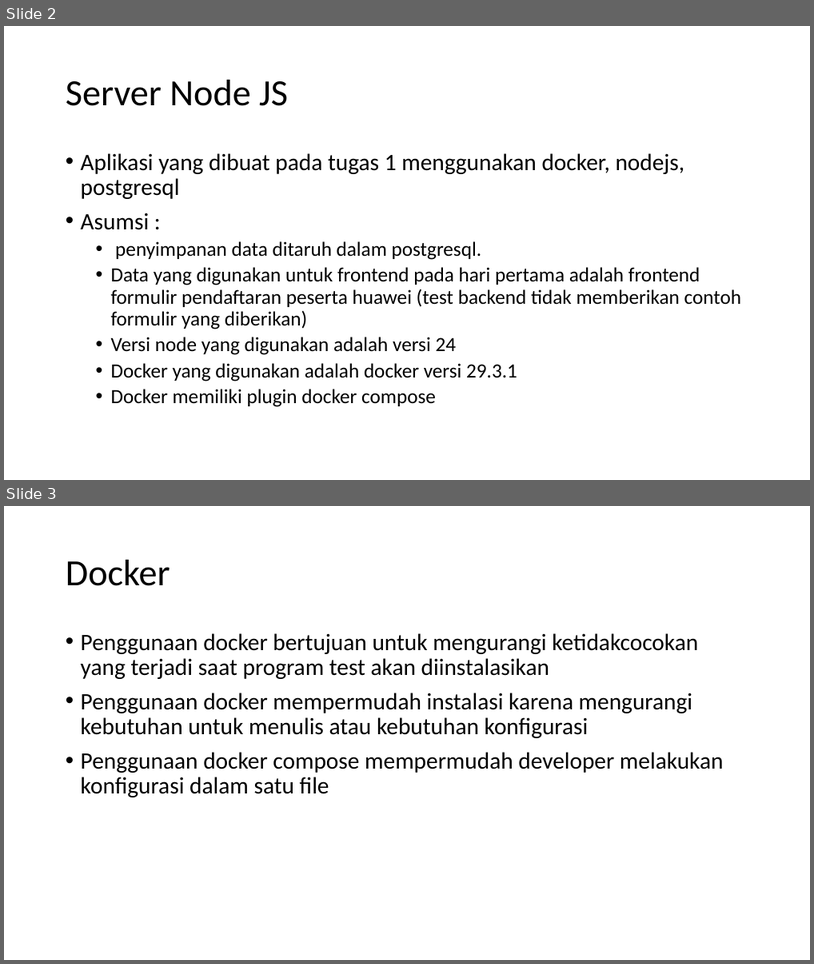
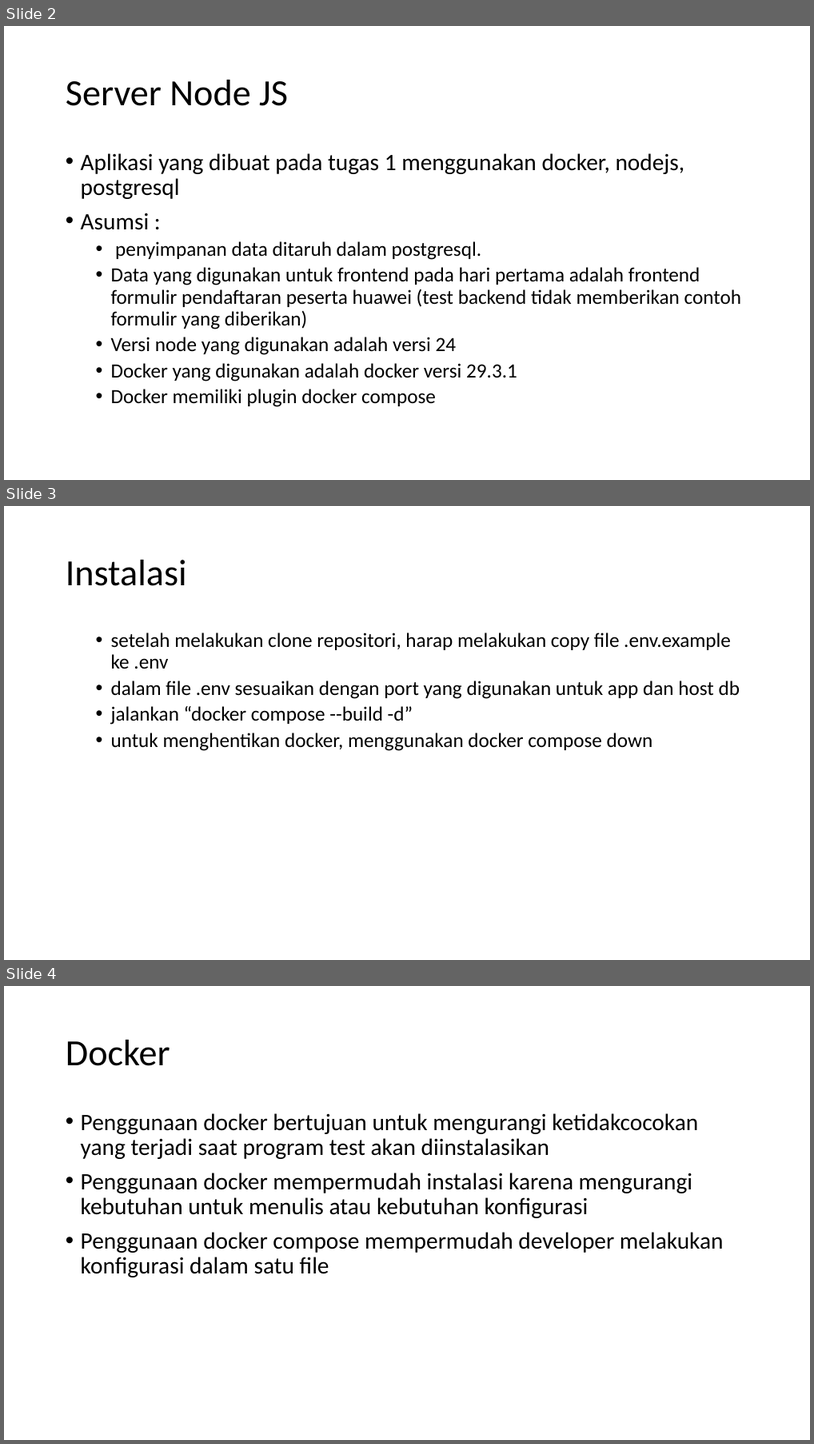
Before and after one commit to jkevinr59/hwtest, a slide deck: Dokumentasi Test.pptx. Shown one above the other, each under a label of ours: slides 2 and 3 before the commit, slides 2, 3 and 4 after it. The pictures are 814x964 and 814x1444 pixels, drawn with LibreOffice and Linux fonts; fonts in the diff are those of the drawing. Boxes give left, top, right and bottom in pixels: in the first picture for what was removed or moved away, otherwise in the second. Text is boxed around its words. In the diff, an @@ line names an element or a change of style, - is before the commit and + after.

```diff
--- a/Dokumentasi Test.pptx
+++ b/Dokumentasi Test.pptx
@@ slide 3 added at <box>4,506,810,960</box>, background #FFFFFF @@
@@ title added at <box>66,560,187,586</box>, 44 pt, text #000000 @@
+Instalasi
@@ text added at <box>111,632,740,751</box>, 24 pt, text #000000 @@
+  • setelah melakukan clone repositori, harap melakukan copy file .env.example ke .env
+  • dalam file .env sesuaikan dengan port yang digunakan untuk app dan host db
+  • jalankan “docker compose --build -d”
+  • untuk menghentikan docker, menggunakan docker compose down
@@ what was slide 3 is now slide 4 @@
```
Also in this commit, not shown: 1 other file.
